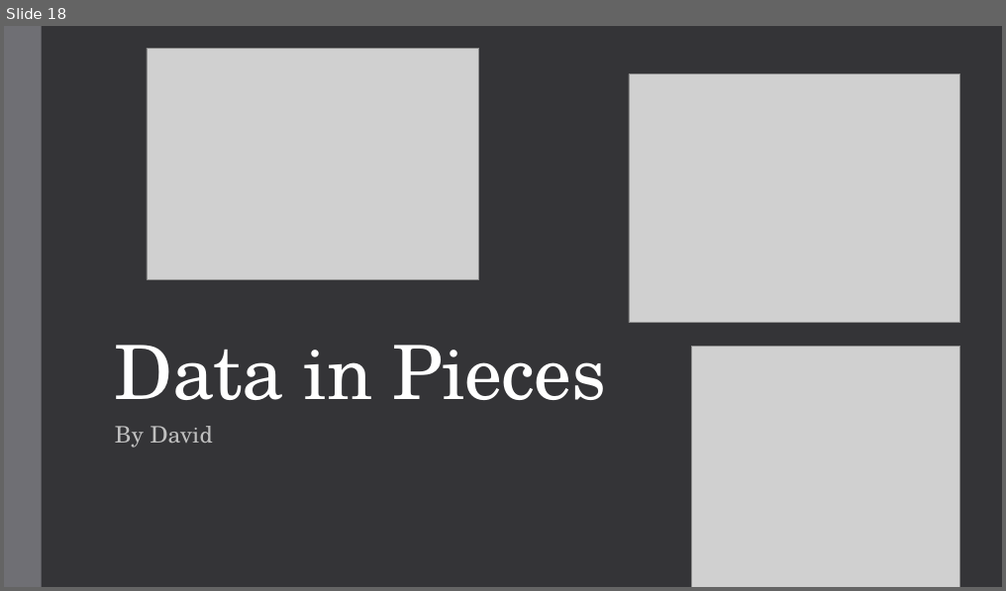
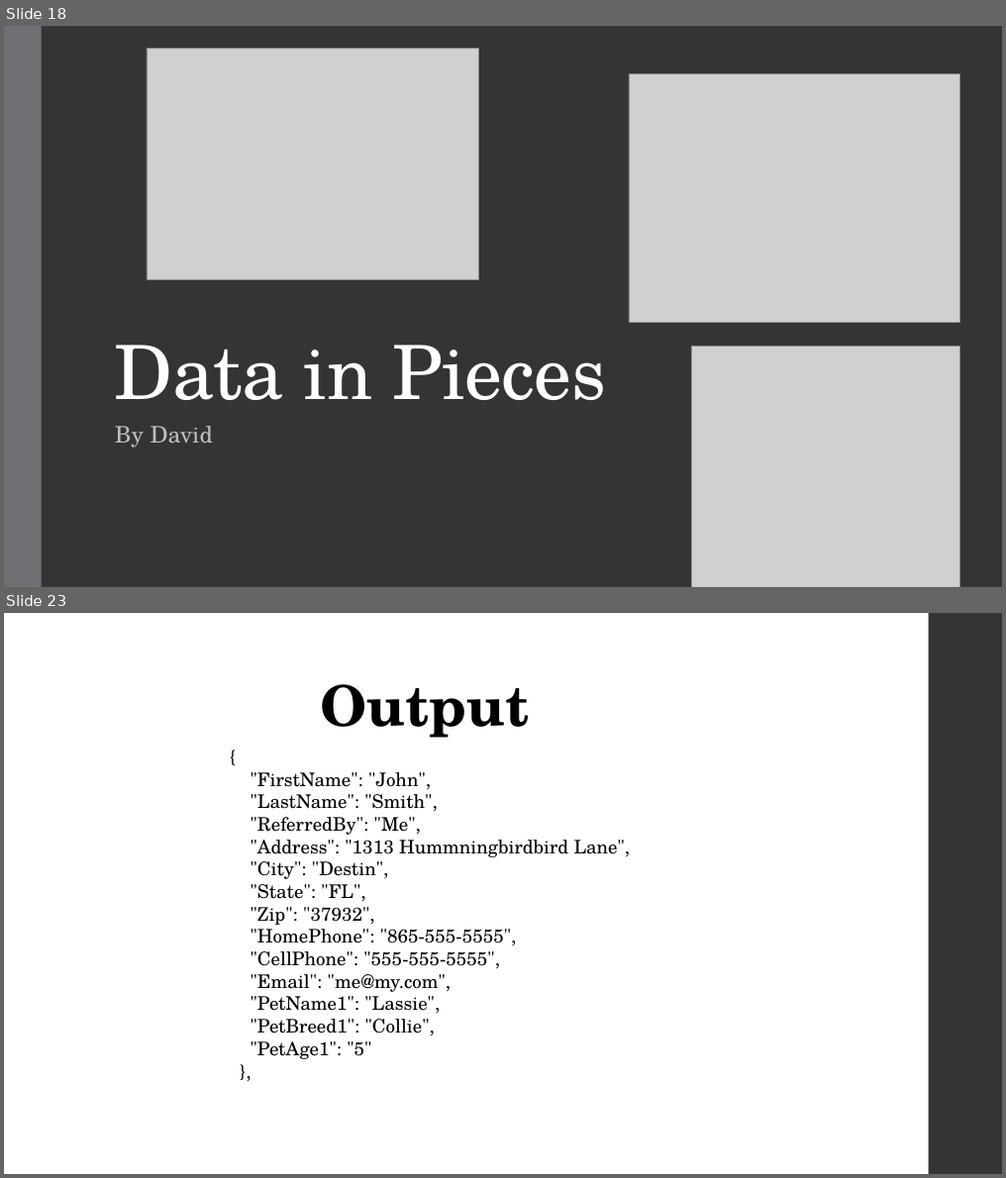
Before and after one commit to RadioSystemsPSCC/Practice, a slide deck: Admin and Documentation/Radio Systems.pptx. Shown one above the other, each under a label of ours: slide 18 before the commit, slides 18 and 23 after it; the slides between them are not shown. The pictures are 1006x591 and 1006x1178 pixels, drawn with LibreOffice and Linux fonts; fonts in the diff are those of the drawing; grey boxes stand for pictures. Boxes give left, top, right and bottom in pixels: in the first picture for what was removed or moved away, otherwise in the second. Text is boxed around its words. In the diff, an @@ line names an element or a change of style, - is before the commit and + after.

```diff
--- a/Admin and Documentation/Radio Systems.pptx
+++ b/Admin and Documentation/Radio Systems.pptx
@@ slide 23 added at [4,613,1002,1174], background #FFFFFF @@
@@ rectangle added at [929,613,1002,1174], fill #353537 @@
@@ text added at [321,684,530,738], 54 pt, text #000000, bold @@
+Output
@@ text added at [251,772,631,1059], 18 pt, text #000000 @@
+{
+"FirstName": "John",
+"LastName": "Smith",
+"ReferredBy": "Me",
+"Address": "1313 Hummningbirdbird Lane",
+"City": "Destin",
+"State": "FL",
+"Zip": "37932",
+"HomePhone": "865-555-5555",
+"CellPhone": "555-555-5555",
+"Email": "me@my.com",
+"PetName1": "Lassie",
+"PetBreed1": "Collie",
+"PetAge1": "5"
+},
```
Also in this commit, not shown: 5 other slides added, 7 other files.
